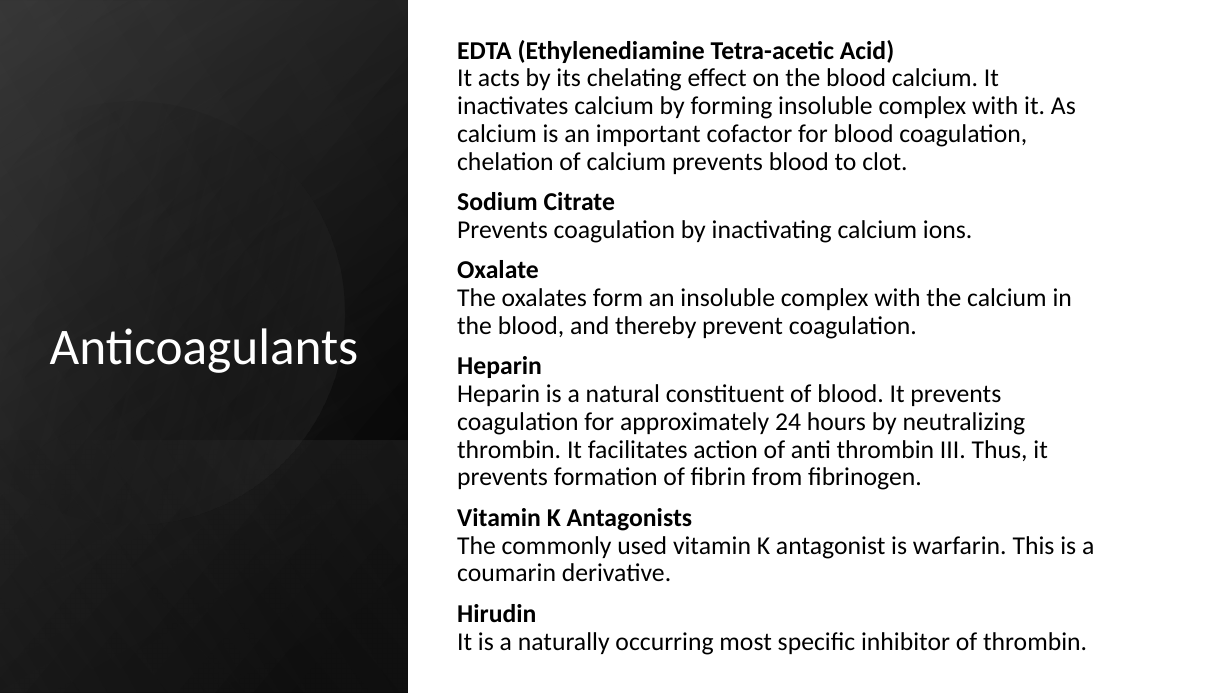
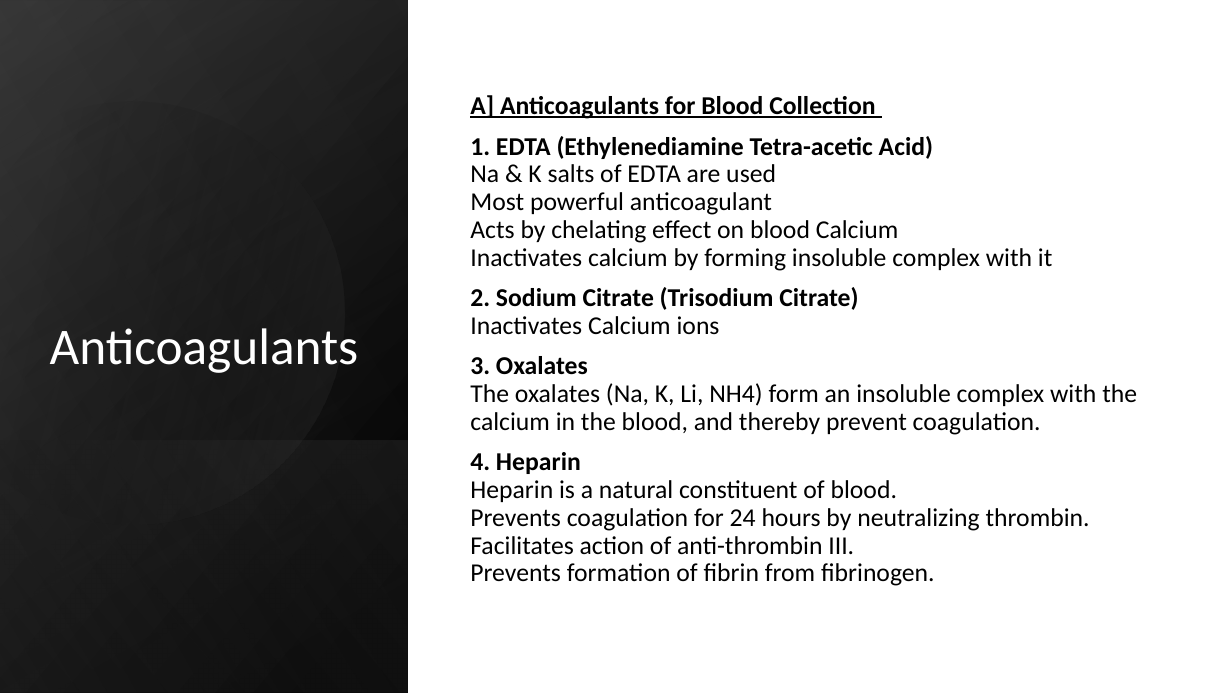
Before and after one commit to RubixStars/RubixTeam, a slide deck: slide 14 of seminar.pptx. Drawn at 1232x693 pixels with LibreOffice and Linux fonts; fonts in the diff are those of the drawing. Boxes give left, top, right and bottom in pixels: in the first picture for what was removed or moved away, otherwise in the second. Text is boxed around its words. In the diff, an @@ line names an element or a change of style, - is before the commit and + after.

Commit message:
tr

```diff
--- a/seminar.pptx
+++ b/seminar.pptx
@@ text at (470, 95, 1137, 586): text changed @@
-EDTA (Ethylenediamine Tetra-acetic Acid)
-It acts by its chelating effect on the blood calcium. It inactivates calcium by forming insoluble complex with it. As calcium is an important cofactor for blood coagulation, chelation of calcium prevents blood to clot.
-Sodium Citrate
-Prevents coagulation by inactivating calcium ions.
-Oxalate
-The oxalates form an insoluble complex with the calcium in the blood, and thereby prevent coagulation.
-Heparin
-Heparin is a natural constituent of blood. It prevents coagulation for approximately 24 hours by neutralizing thrombin. It facilitates action of anti thrombin III. Thus, it prevents formation of fibrin from fibrinogen.
-Vitamin K Antagonists
-The commonly used vitamin K antagonist is warfarin. This is a coumarin derivative.
-Hirudin
-It is a naturally occurring most specific inhibitor of thrombin.
+A] Anticoagulants for Blood Collection
+1. EDTA (Ethylenediamine Tetra-acetic Acid)
+Na & K salts of EDTA are used
+Most powerful anticoagulant
+Acts by chelating effect on blood Calcium
+Inactivates calcium by forming insoluble complex with it
+2. Sodium Citrate (Trisodium Citrate)
+Inactivates Calcium ions
+3. Oxalates
+The oxalates (Na, K, Li, NH4) form an insoluble complex with the calcium in the blood, and thereby prevent coagulation.
+4. Heparin
+Heparin is a natural constituent of blood.
+Prevents coagulation for 24 hours by neutralizing thrombin.
+Facilitates action of anti-thrombin III.
+Prevents formation of fibrin from fibrinogen.
```
Also in this commit, not shown: 1 other slide changed, 2 slides added.
